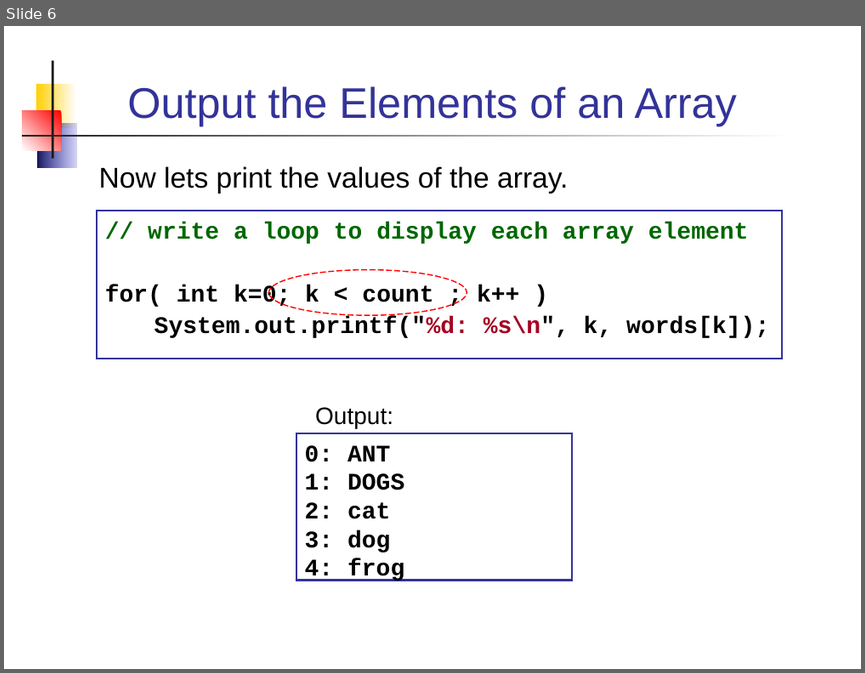
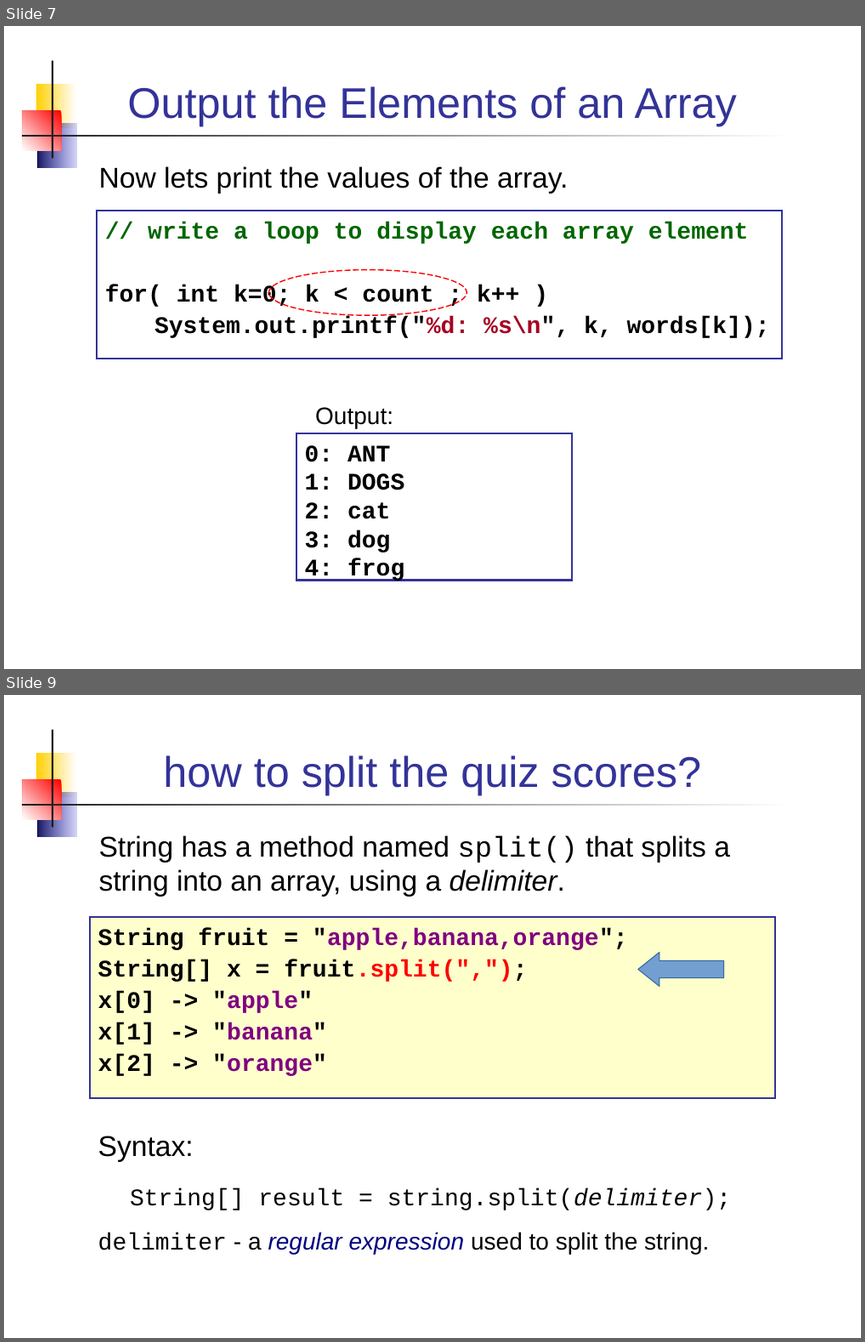
Before and after one commit to cpske/programming1, a slide deck: java-basics/18-Using-Arrays.ppt. Shown one above the other, each under a label of ours: slide 6 before the commit, slides 7 and 9 after it; the slides between them are not shown. The pictures are 865x673 and 865x1342 pixels, drawn with LibreOffice and Linux fonts; fonts in the diff are those of the drawing. Boxes give left, top, right and bottom in pixels: in the first picture for what was removed or moved away, otherwise in the second. Text is boxed around its words. In the diff, an @@ line names an element or a change of style, - is before the commit and + after.

Commit message:
update arrays material

```diff
--- a/java-basics/18-Using-Arrays.ppt
+++ b/java-basics/18-Using-Arrays.ppt
@@ slide 9 added at box(4, 695, 861, 1338), background #FFFFFF; not listed: 5 template elements that a slide beside it also shows @@
@@ title added at box(163, 755, 701, 795), 36 pt, text #333399 @@
+how to split the quiz scores?
@@ text added at box(99, 835, 730, 896), 24 pt, text #000000 @@
+String has a method named split() that splits a string into an array, using a delimiter.
@@ text added at box(90, 917, 775, 1098), fill #FFFFCC, outline #333399 1.5 pt, 20 pt, text #000000, bold @@
+String fruit = "apple,banana,orange";
+String[] x = fruit.split(",");
+x[0] -> "apple"
+x[1] -> "banana"
+x[2] -> "orange"
@@ left arrow added at box(638, 952, 724, 987), fill #729FCF, outline #3465A4 0.74 pt @@
@@ text added at box(98, 1135, 731, 1253), 20 pt, text #000000 @@
+Syntax:
+String[] result = string.split(delimiter);
+delimiter - a regular expression used to split the string.
@@ what was slide 6 is now slide 7 @@
```
Also in this commit, not shown: 9 slides changed, 4 other slides added, 1 slide removed, 6 other files.
